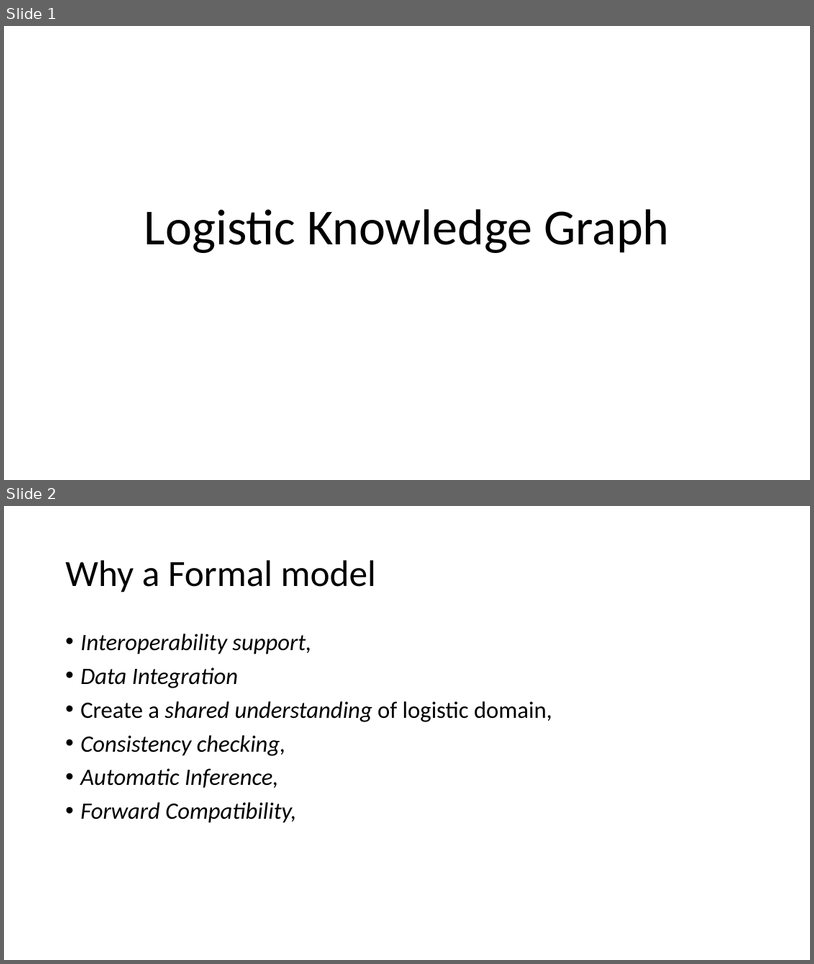
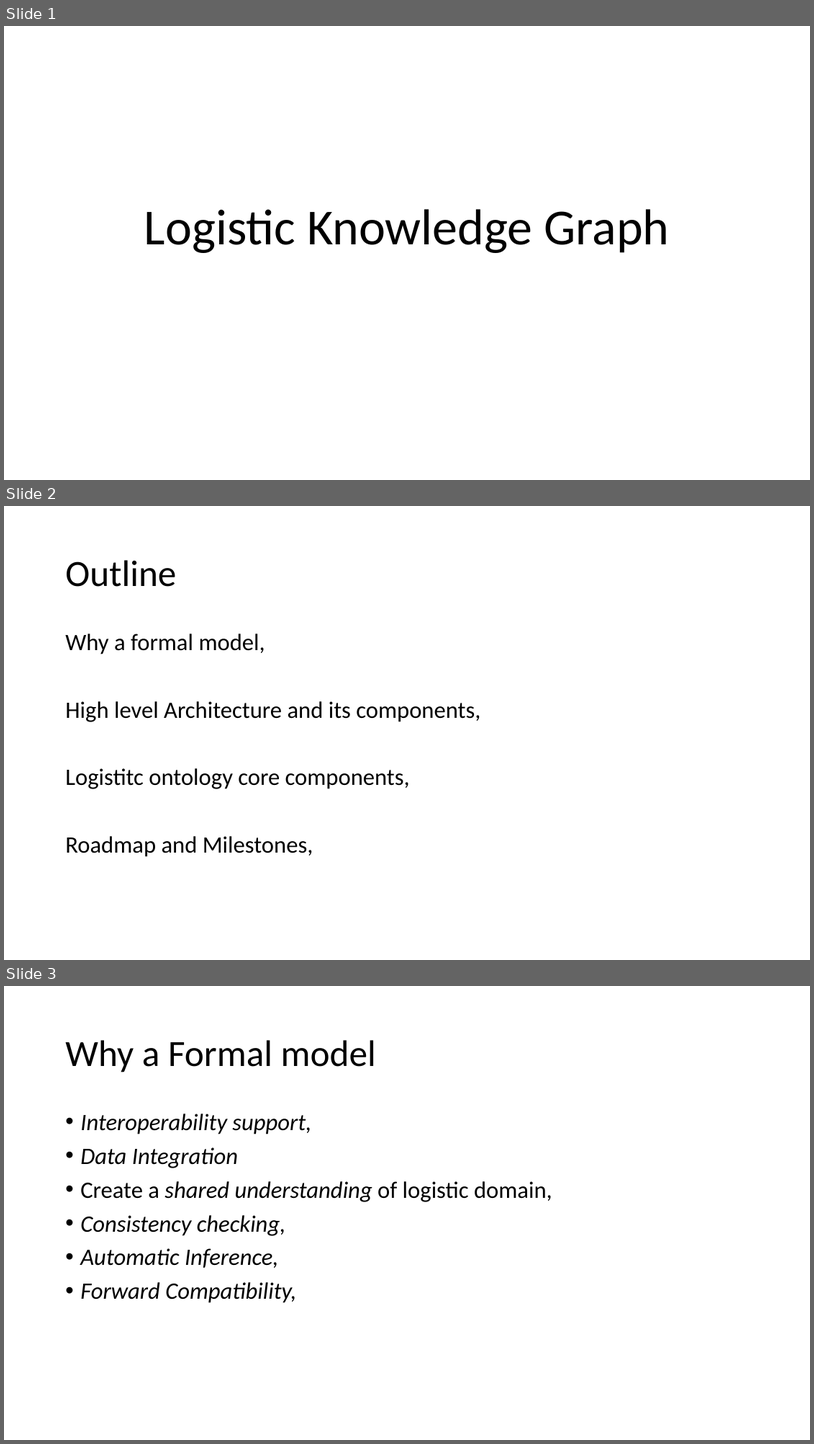
Before and after one commit to federatedplatforms/FEDeRATED-Semantic-Model, a slide deck: Presentation/Logistic_KnowledgeGraph.pptx. Shown one above the other, each under a label of ours: slides 1 and 2 before the commit, slides 1, 2 and 3 after it. The pictures are 814x964 and 814x1444 pixels, drawn with LibreOffice and Linux fonts; fonts in the diff are those of the drawing. Boxes give left, top, right and bottom in pixels: in the first picture for what was removed or moved away, otherwise in the second. Text is boxed around its words. In the diff, an @@ line names an element or a change of style, - is before the commit and + after.

```diff
--- a/Presentation/Logistic_KnowledgeGraph.pptx
+++ b/Presentation/Logistic_KnowledgeGraph.pptx
@@ slide 2 added at bbox=[4, 506, 810, 960], background #FFFFFF @@
@@ title added at bbox=[65, 560, 176, 587], 44 pt, text #000000 @@
+Outline
@@ text added at bbox=[65, 633, 481, 857], 28 pt, text #000000 @@
+Why a formal model,
+High level Architecture and its components,
+Logistitc ontology core components,
+Roadmap and Milestones,
@@ what was slide 2 is now slide 3 @@
```
Also in this commit, not shown: 3 slides changed, 2 slides removed.
